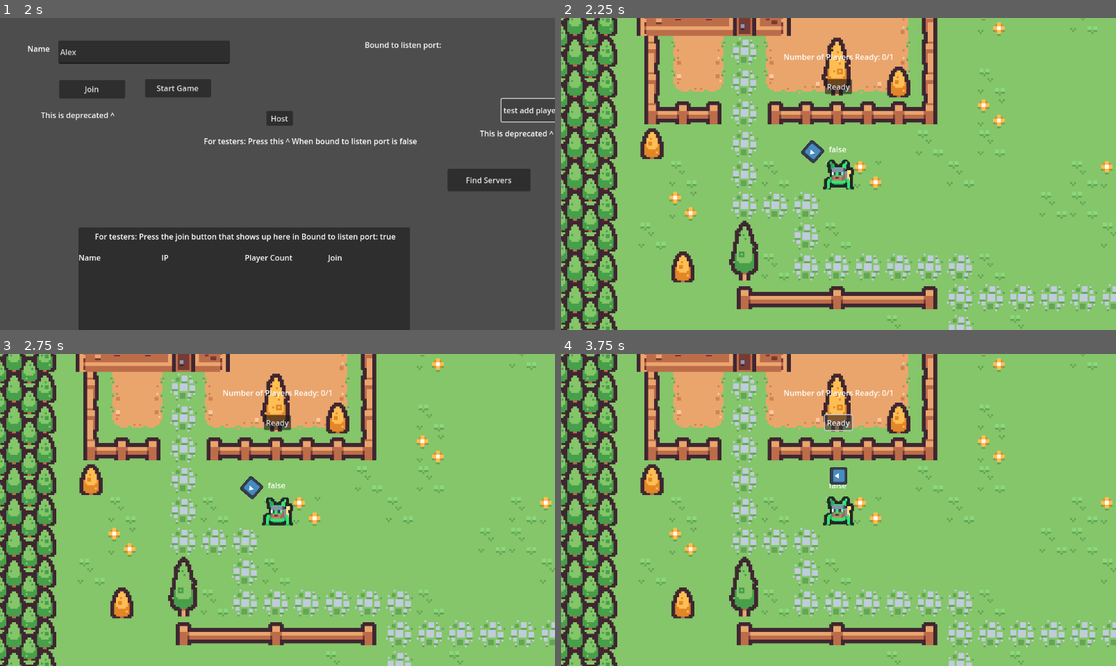
Above: before the commit, frames 1-4 (two rows, left to right).
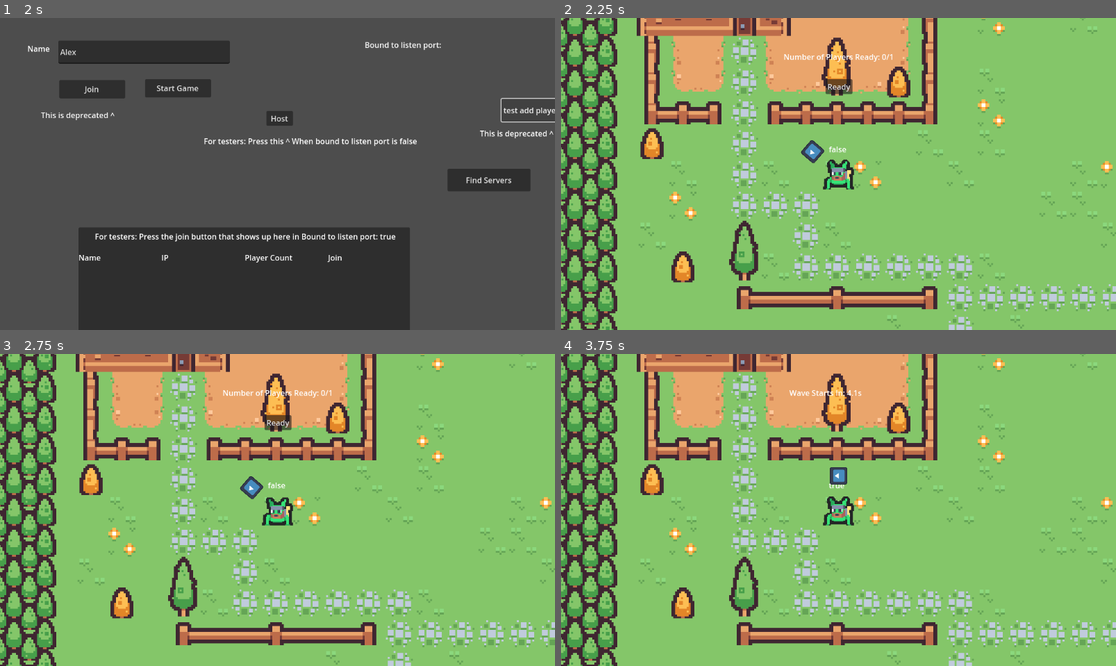
Above: after the commit, the same moments.

Repository: naixsu/CROCPNG
Game: Godot game, scene res://Scenes/Testing/NaixTestScenes/Multiplayer.tscn
Same seed, same stepped clock (60 frames per second), same inputs: the game is played once before the commit and once after it. The engine's default icon, where the game draws it, is replaced by a stand-in: a white triangle on a blue panel in a dark square.
Inputs (mouse positions are in pixels of both pictures, inside the frame that each line leads up to):
- Up to frame 1 (2 s): click (144, 52) at 0.52 s; type "Alex" at 0.6 s; click "test add player (host)" at 1.25 s
- Up to frame 2 (2.25 s): click "Start Game" at 2 s
- Up to frame 3 (2.75 s): no input
- Up to frame 4 (3.75 s): click "Ready" at 2.75 s; click (838, 422) at 3.5 s, where only the run before the commit has a clickable "Ready"

Frame 1 is identical in both runs. In frame 2, less than 0.1% of the frame differs, in the area x 47-53%, y 19-25%; in frame 3, less than 0.1%; in frame 4, 0.5%, in the area x 40-60%, y 11-44%.
Error in both runs: Invalid assignment of index '2' (on base: 'PackedStringArray') with value of type 'String'. (res://Scripts/Testing/NaixTestScripts/ServerBrowser.gd:28)

Commit message:
Added wave countdown timer

Diff:
--- a/Scenes/Testing/NaixTestScenes/ReadyPrompt.tscn
+++ b/Scenes/Testing/NaixTestScenes/ReadyPrompt.tscn
@@ -1,12 +1,6 @@
-[gd_scene load_steps=3 format=3 uid="uid://b0jre5feen0jg"]
+[gd_scene load_steps=2 format=3 uid="uid://b0jre5feen0jg"]
 
 [ext_resource type="Script" path="res://Scripts/Testing/NaixTestScripts/ReadyPrompt.gd" id="1_k1gbb"]
-
-[sub_resource type="SceneReplicationConfig" id="SceneReplicationConfig_gtbde"]
-properties/0/path = NodePath("PlayerReadyCount:text")
-properties/0/spawn = true
-properties/0/sync = true
-properties/0/watch = false
 
 [node name="ReadyPrompt" type="CanvasLayer"]
 script = ExtResource("1_k1gbb")
@@ -22,18 +16,33 @@
 grow_horizontal = 2
 text = "Number of Players Ready: "
 
-[node name="ReadyButton" type="Button" parent="."]
+[node name="ReadyButton" type="Button" parent="PlayerReadyCount"]
+layout_mode = 1
 anchors_preset = 5
 anchor_left = 0.5
 anchor_right = 0.5
 offset_left = -28.0
-offset_top = 127.0
+offset_top = 58.0
 offset_right = 28.0
-offset_bottom = 158.0
+offset_bottom = 89.0
 grow_horizontal = 2
 text = "Ready"
 
-[node name="MultiplayerSynchronizer" type="MultiplayerSynchronizer" parent="."]
-replication_config = SubResource("SceneReplicationConfig_gtbde")
+[node name="WaveNotif" type="Label" parent="."]
+visible = false
+anchors_preset = 5
+anchor_left = 0.5
+anchor_right = 0.5
+offset_left = -102.5
+offset_top = 69.0
+offset_right = 102.5
+offset_bottom = 95.0
+grow_horizontal = 2
+text = "Wave Starts In:"
 
-[connection signal="button_down" from="ReadyButton" to="." method="_on_ready_button_button_down"]
+[node name="WaveCountdown" type="Timer" parent="WaveNotif"]
+wait_time = 5.0
+one_shot = true
+
+[connection signal="button_down" from="PlayerReadyCount/ReadyButton" to="." method="_on_ready_button_button_down"]
+[connection signal="timeout" from="WaveNotif/WaveCountdown" to="." method="_on_wave_countdown_timeout"]
--- a/Scripts/Testing/NaixTestScripts/ReadyPrompt.gd
+++ b/Scripts/Testing/NaixTestScripts/ReadyPrompt.gd
@@ -1,9 +1,15 @@
 extends CanvasLayer
 
 @onready var playerReadyCount = $PlayerReadyCount
+@onready var waveNotif = $WaveNotif
+@onready var waveCountdown = $WaveNotif/WaveCountdown
 #@onready var players = GameManager.players # init player dict
 
 @export var readyCount : int = 0
+
+var showReady : bool = true
+var startCountdown : bool = false
+var displayCountdown : bool = false
 
 signal toggle_ready
 
@@ -11,9 +17,21 @@
 #	ready_up.rpc()
 	ready_up()
 
-func _process(delta):
+func _physics_process(delta):
 	update_ready_count()
 
+	if startCountdown:
+		waveCountdown.start()
+		waveNotif.show()
+		displayCountdown = true
+
+	if displayCountdown:
+		display_countdown()
+
+
+func display_countdown():
+	startCountdown = false
+	waveNotif.text = "Wave Starts In: %0.1fs" % waveCountdown.time_left
 
 #@rpc("any_peer")
 func update_ready_count():
@@ -34,6 +52,20 @@
 
 	playerReadyCount.text = text
 
+	check_all_ready()
+
+func check_all_ready():
+	if readyCount == GameManager.players.size() and showReady:
+		showReady = false
+		startCountdown = true
+		playerReadyCount.hide()
+
+
 
 func ready_up():
 	toggle_ready.emit()
+
+
+func _on_wave_countdown_timeout():
+	displayCountdown = false
+	waveNotif.hide()
